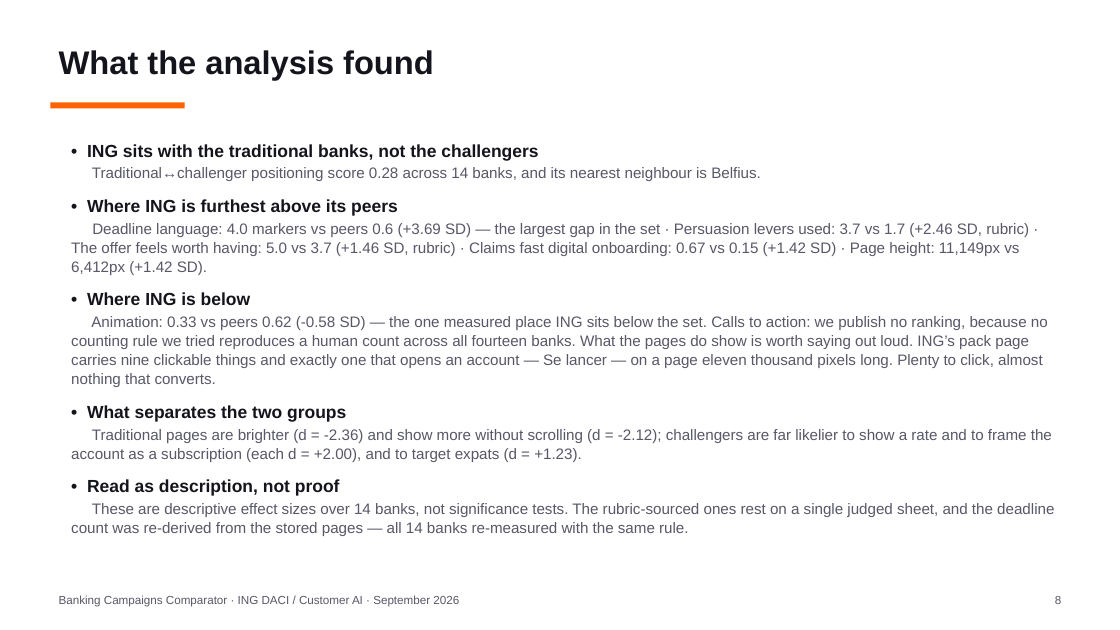
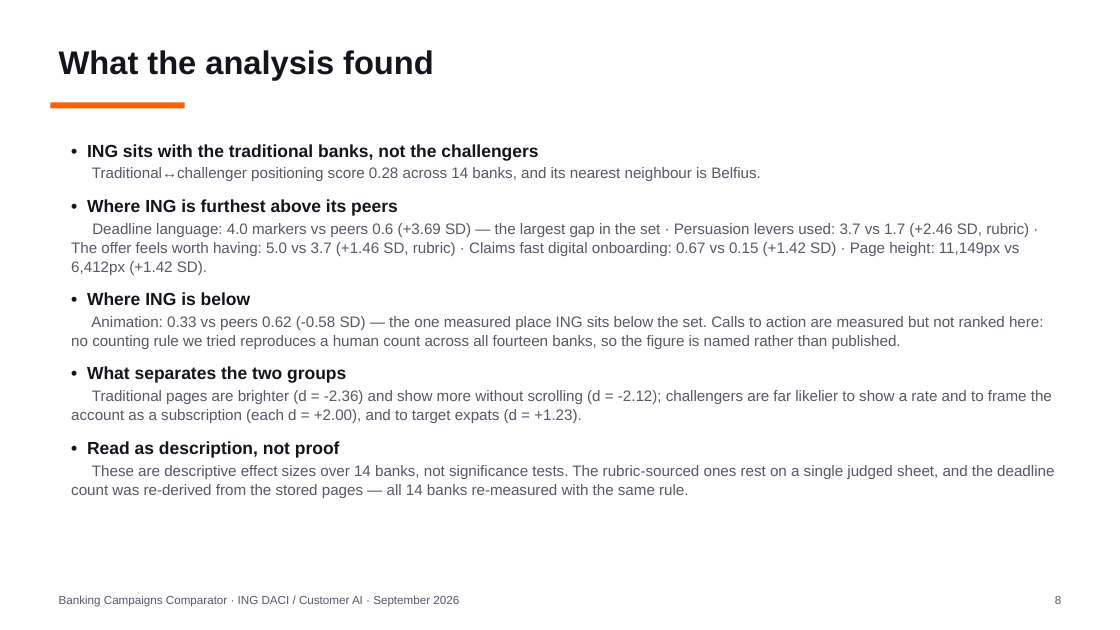
Before and after one commit to Siegried81/ing-usecase, a slide deck: slide 8 of docs/Banking_Campaigns_Comparator.pptx. Drawn at 1120x630 pixels with LibreOffice and Linux fonts; fonts in the diff are those of the drawing. Boxes give left, top, right and bottom in pixels: in the first picture for what was removed or moved away, otherwise in the second. Text is boxed around its words. In the diff, an @@ line names an element or a change of style, - is before the commit and + after.

```diff
--- a/docs/Banking_Campaigns_Comparator.pptx
+++ b/docs/Banking_Campaigns_Comparator.pptx
@@ text at [71,316,1043,349]: text changed @@
-Animation: 0.33 vs peers 0.62 (-0.58 SD) — the one measured place ING sits below the set. Calls to action: we publish no ranking, because no counting rule we tried reproduces a human count across all fourteen banks. What the pages do show is worth saying out loud. ING’s pack page carries nine clickable things and exactly one that opens an account — Se lancer — on a page eleven thousand pixels long. Plenty to click, almost nothing that converts.
+Animation: 0.33 vs peers 0.62 (-0.58 SD) — the one measured place ING sits below the set. Calls to action are measured but not ranked here: no counting rule we tried reproduces a human count across all fourteen banks, so the figure is named rather than published.
```
